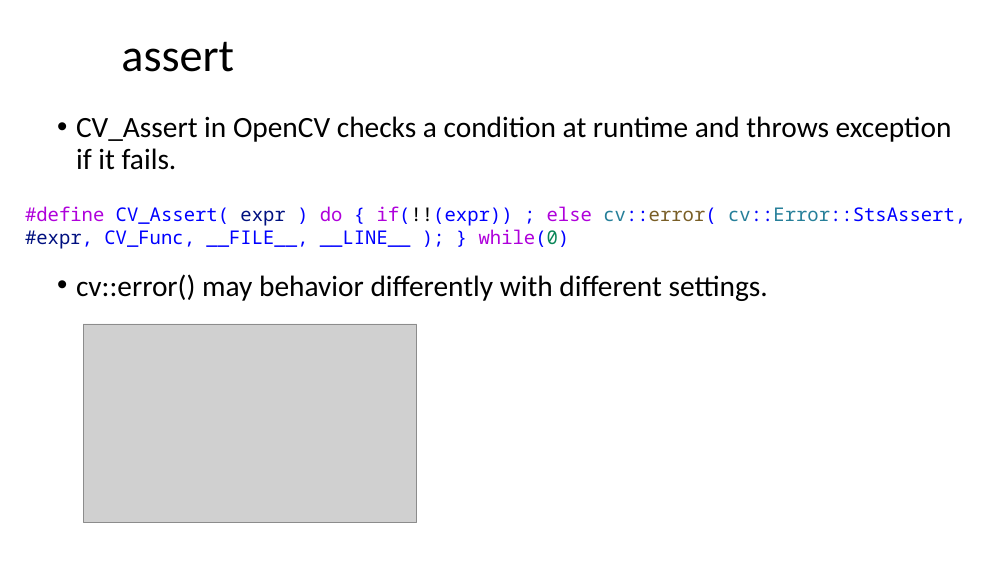
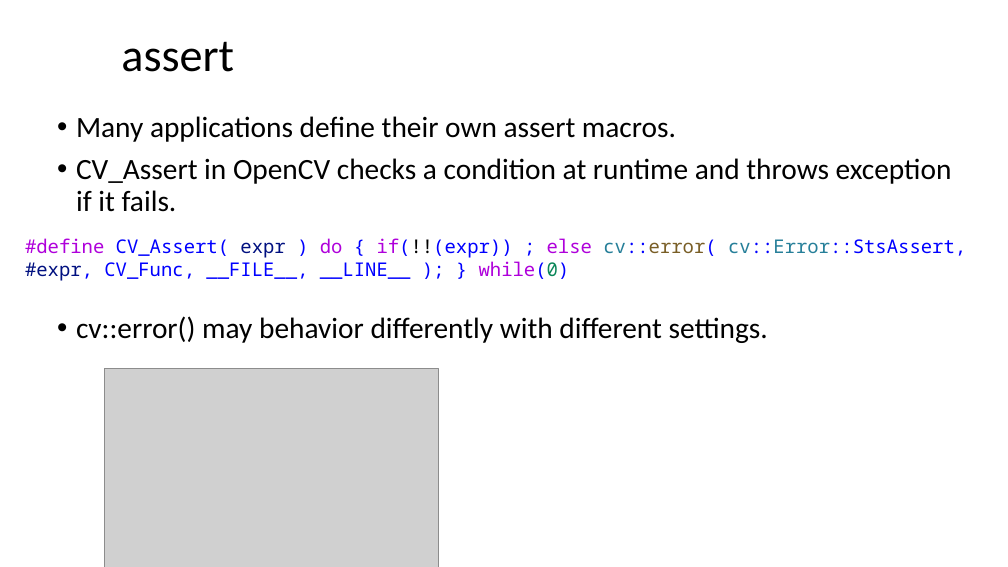
Before and after one commit to dayekuaipao/CPPLearning, a slide deck: slide 10 of week14/Lecture14.pptx. Drawn at 1008x567 pixels with LibreOffice and Linux fonts; fonts in the diff are those of the drawing; grey boxes stand for pictures; background and template pictures are left out. Boxes give left, top, right and bottom in pixels: in the first picture for what was removed or moved away, otherwise in the second. Text is boxed around its words. In the diff, an @@ line names an element or a change of style, - is before the commit and + after.

```diff
--- a/week14/Lecture14.pptx
+++ b/week14/Lecture14.pptx
@@ text at (76,116,676,142): paragraph added @@
+• Many applications define their own assert macros.
@@ text "#define CV_Assert( expr ) do ...": place and size @@
-text "#define CV_Assert( expr ) do ..." at (25,206,966,249)
+text "#define CV_Assert( expr ) do ..." at (25,238,966,281)
@@ picture: place and size @@
-picture at (83,324,417,523)
+picture at (104,369,438,567)
```
Also in this commit, not shown: 9 other slides changed, 6 other files.
